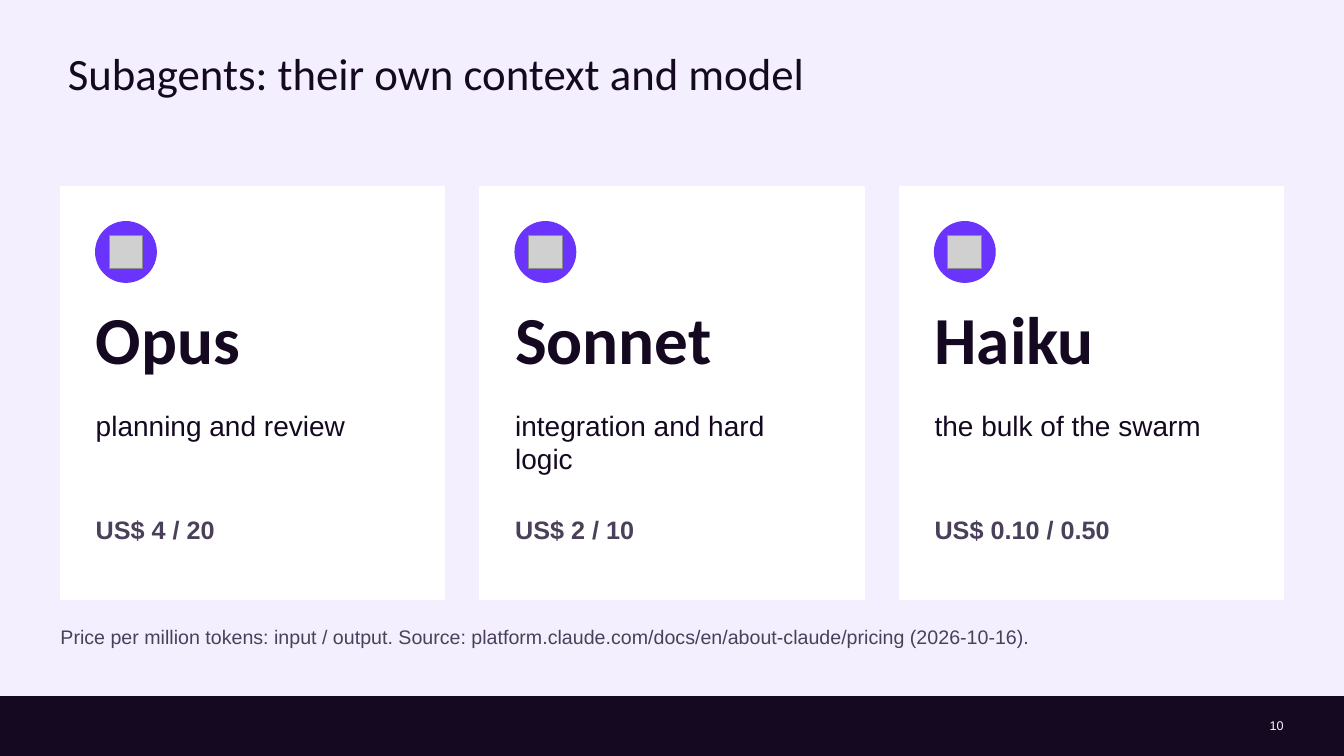
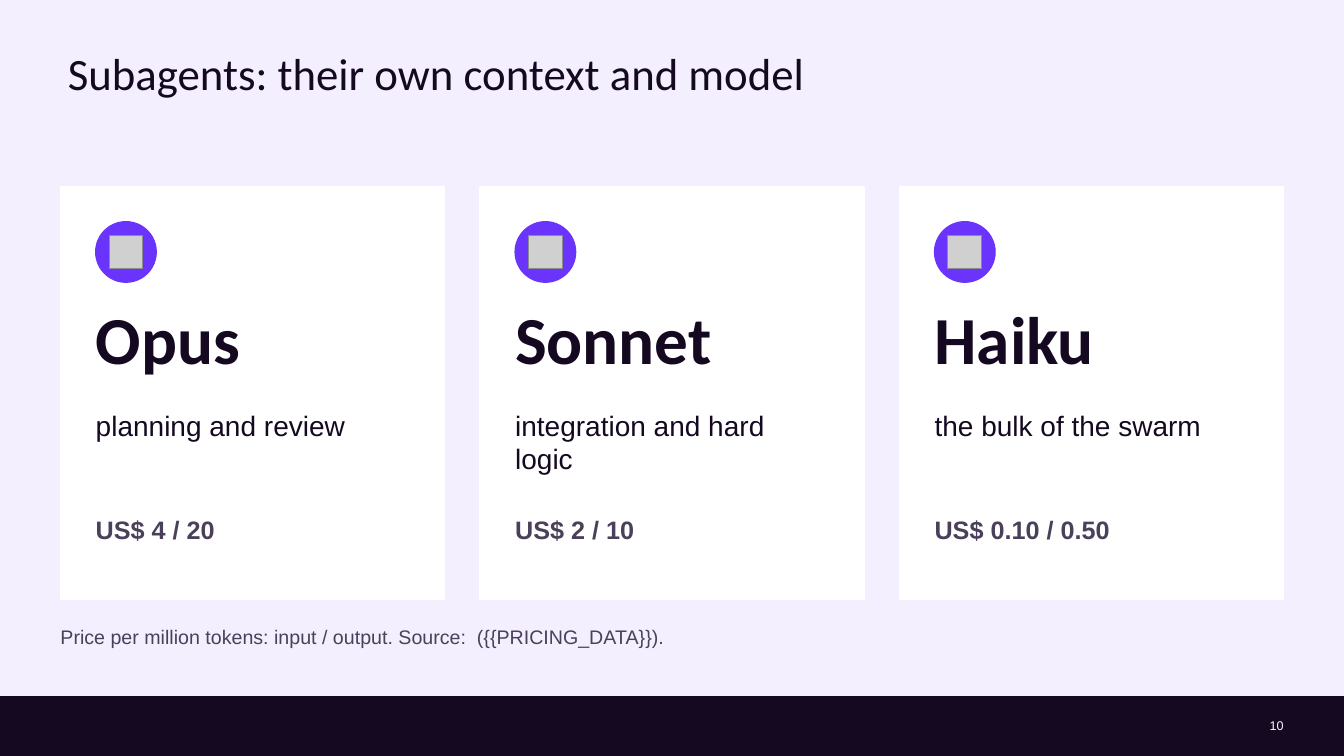
Before and after one commit to cx-guilherme-pinto/workshop-claude, a slide deck: slide 10 of slides/workshop.en.pptx. Drawn at 1344x756 pixels with LibreOffice and Linux fonts; fonts in the diff are those of the drawing; grey boxes stand for pictures; background and template pictures are left out. Boxes give left, top, right and bottom in pixels: in the first picture for what was removed or moved away, otherwise in the second. Text is boxed around its words. In the diff, an @@ line names an element or a change of style, - is before the commit and + after.

```diff
--- a/slides/workshop.en.pptx
+++ b/slides/workshop.en.pptx
@@ text at (60,630,664,648): text changed @@
-Price per million tokens: input / output. Source: platform.claude.com/docs/en/about-claude/pricing (2026-10-16).
+Price per million tokens: input / output. Source: ({{PRICING_DATA}}).
```
Also in this commit, not shown: 10 other files.
